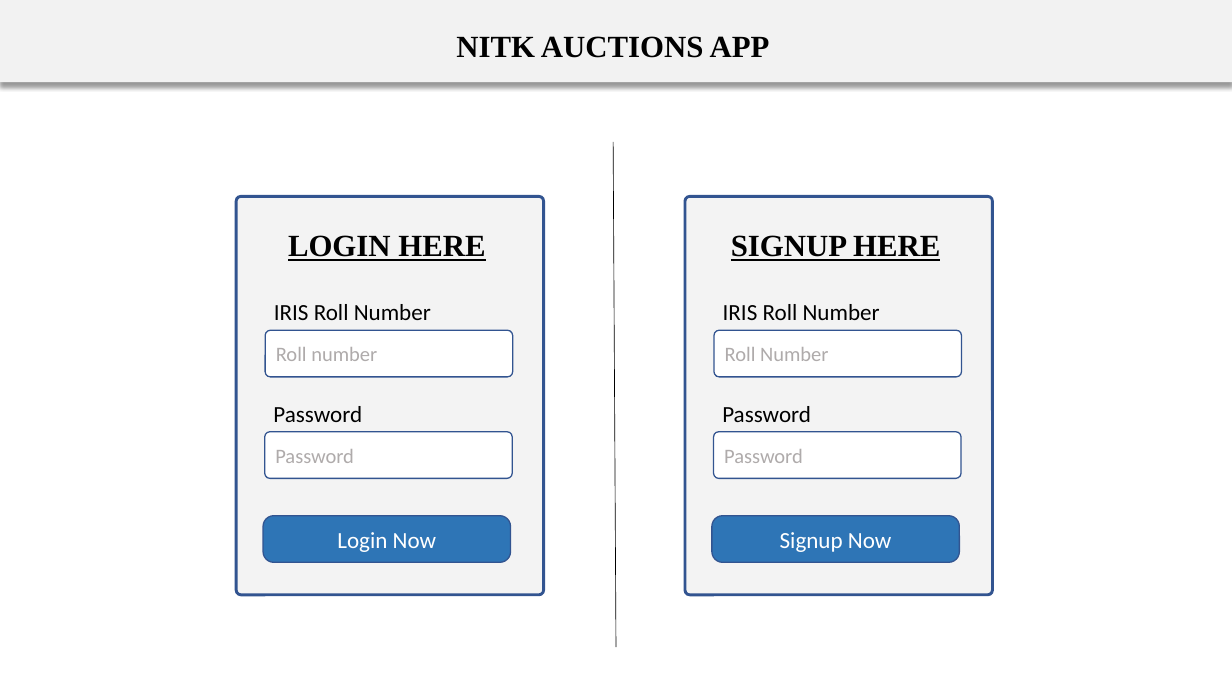
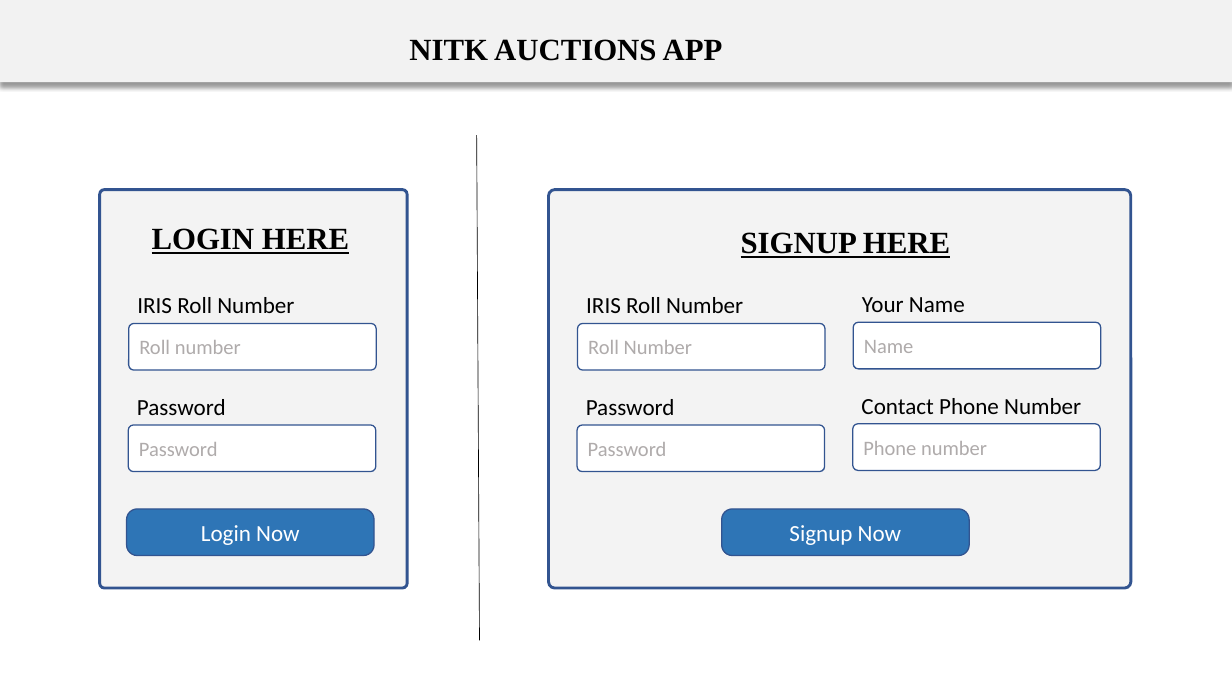
Before and after one commit to bigBrain1901/191CS124_MEN-Stack, a slide deck: slide 1 of Plan-of-Structure.pptx. Drawn at 1232x693 pixels with LibreOffice and Linux fonts; fonts in the diff are those of the drawing. Boxes give left, top, right and bottom in pixels: in the first picture for what was removed or moved away, otherwise in the second. Text is boxed around its words. In the diff, an @@ line names an element or a change of style, - is before the commit and + after.

```diff
--- a/Plan-of-Structure.pptx
+++ b/Plan-of-Structure.pptx
@@ text "NITK AUCTIONS APP": place and size @@
-text "NITK AUCTIONS APP" at box(456, 36, 770, 58)
+text "NITK AUCTIONS APP" at box(409, 39, 723, 61)
@@ 5 rounded rectangles, 4 texts, 1 line: place and size @@
-5 rounded rectangles, 4 texts, 1 line at box(263, 141, 962, 647)
+5 rounded rectangles, 4 texts, 1 line at box(127, 135, 825, 640)
@@ rounded rectangle: place and size @@
-rounded rectangle at box(237, 197, 544, 595)
+rounded rectangle at box(100, 189, 408, 588)
@@ rounded rectangle: place and size @@
-rounded rectangle at box(685, 197, 993, 595)
+rounded rectangle at box(549, 189, 1131, 588)
@@ text "LOGIN HERE": place and size @@
-text "LOGIN HERE" at box(288, 235, 485, 261)
+text "LOGIN HERE" at box(152, 228, 349, 254)
@@ text "SIGNUP HERE": place and size @@
-text "SIGNUP HERE" at box(731, 235, 940, 261)
+text "SIGNUP HERE" at box(741, 232, 950, 258)
@@ text added at box(862, 297, 965, 312), 18 pt, text #000000 @@
+Your Name
@@ rounded rectangle added at box(853, 323, 1101, 369), fill #FFFFFF, outline #325491 1 pt, 16 pt, text #AFABAB @@
+Name
@@ text added at box(861, 398, 1081, 414), 18 pt, text #000000 @@
+Contact Phone Number
@@ rounded rectangle added at box(853, 424, 1101, 470), fill #FFFFFF, outline #325491 1 pt, 16 pt, text #AFABAB @@
+Phone number
@@ rounded rectangle "Signup Now": place and size @@
-rounded rectangle "Signup Now" at box(712, 516, 959, 562)
+rounded rectangle "Signup Now" at box(722, 509, 970, 555)
```
Also in this commit, not shown: 1 other slide changed, 1 other file.
